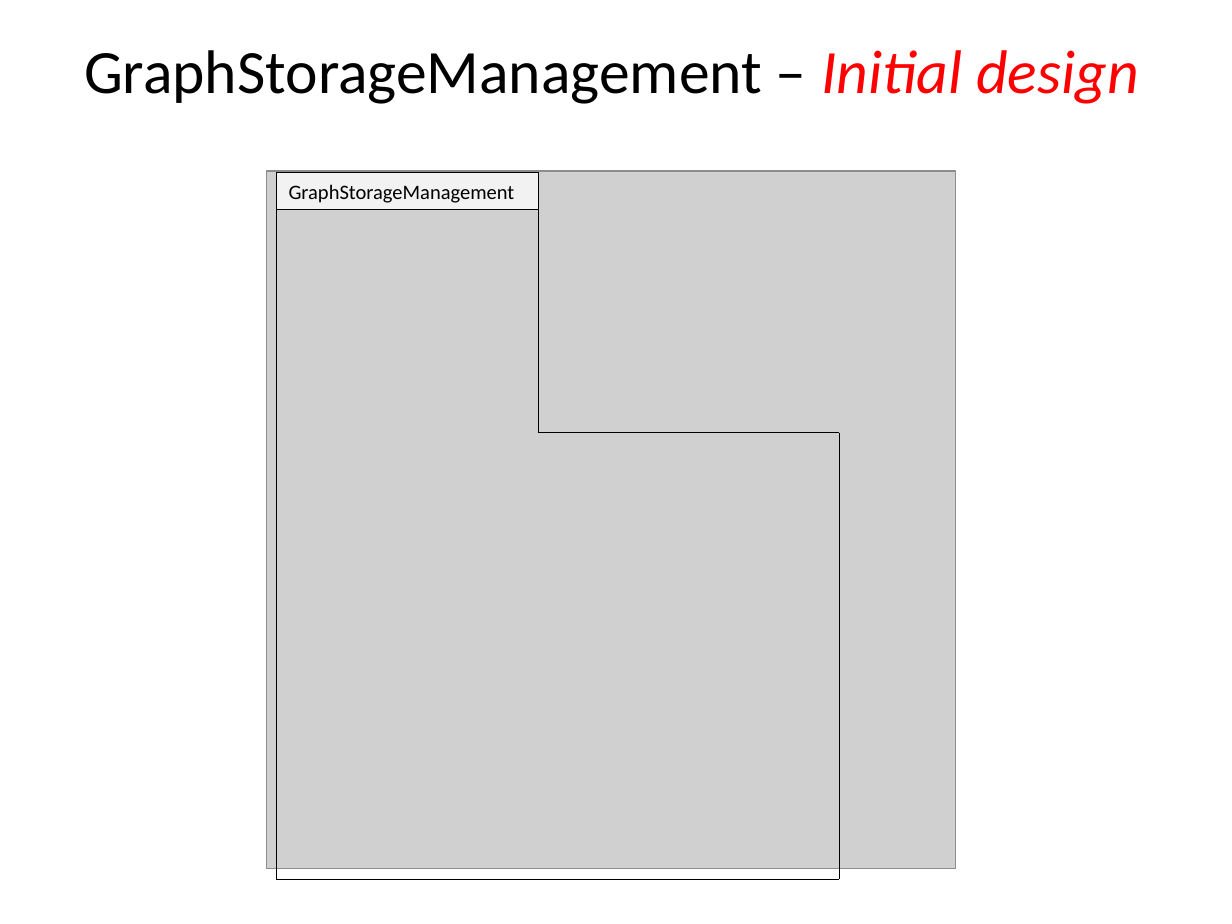
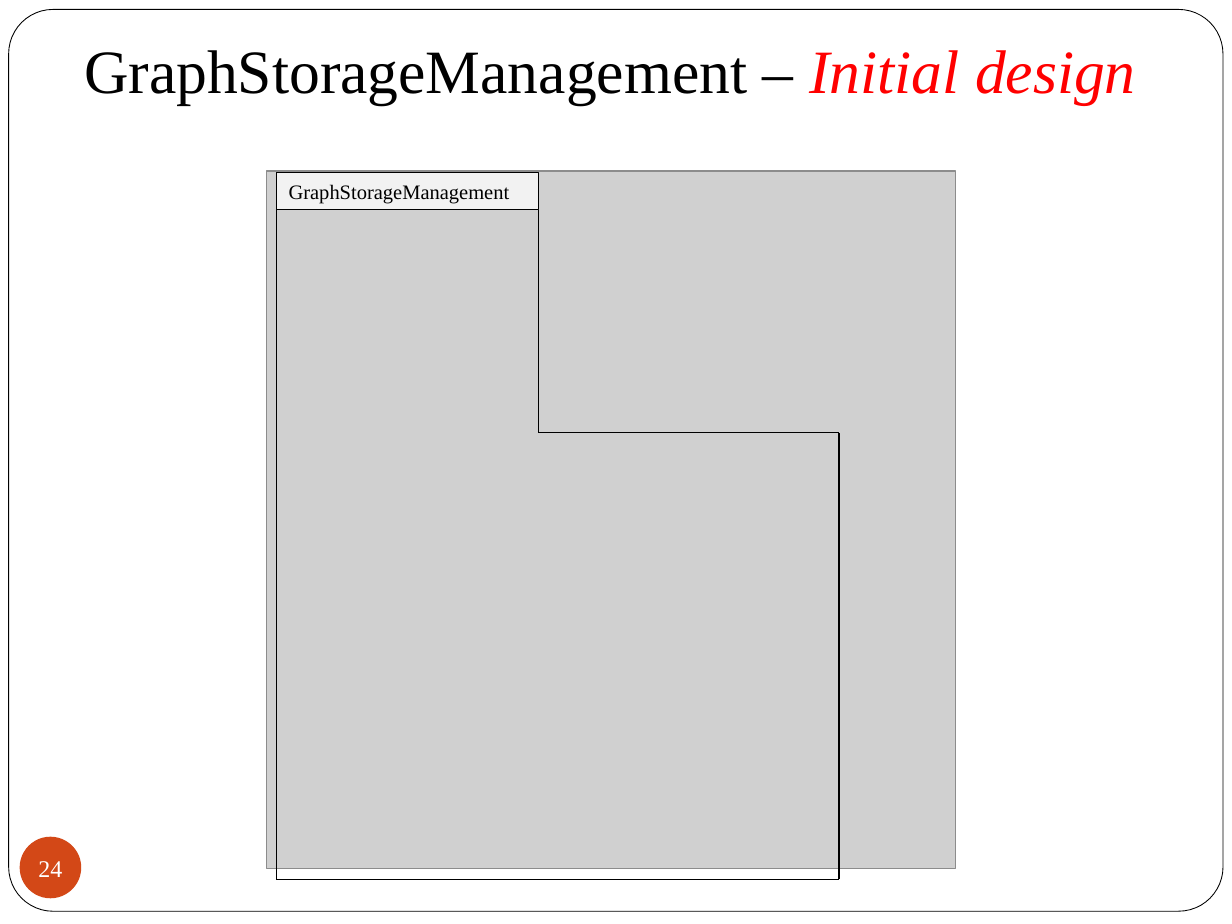
Before and after one commit to 2014-sed-team3/term-project, a slide deck: slide 24 of project/report/report.pptx. Drawn at 1232x924 pixels with LibreOffice and Linux fonts; fonts in the diff are those of the drawing; grey boxes stand for pictures. Boxes give left, top, right and bottom in pixels: in the first picture for what was removed or moved away, otherwise in the second. Text is boxed around its words. In the diff, an @@ line names an element or a change of style, - is before the commit and + after.

```diff
--- a/project/report/report.pptx
+++ b/project/report/report.pptx
@@ rounded rectangle added at (9, 10, 1223, 912), fill #FFFFFF, outline #000000 0.5 pt @@
@@ text "GraphStorageManagement – Initial design" at (84, 50, 1136, 104): font Calibri to Times New Roman @@
@@ rectangle "GraphStorageManagement" at (276, 172, 538, 209): font Calibri to Times New Roman @@
@@ page number added at (20, 837, 81, 898), fill #D34817, 14 pt, text #FFFFFF @@
+24
```
Also in this commit, not shown: 46 other slides changed.
